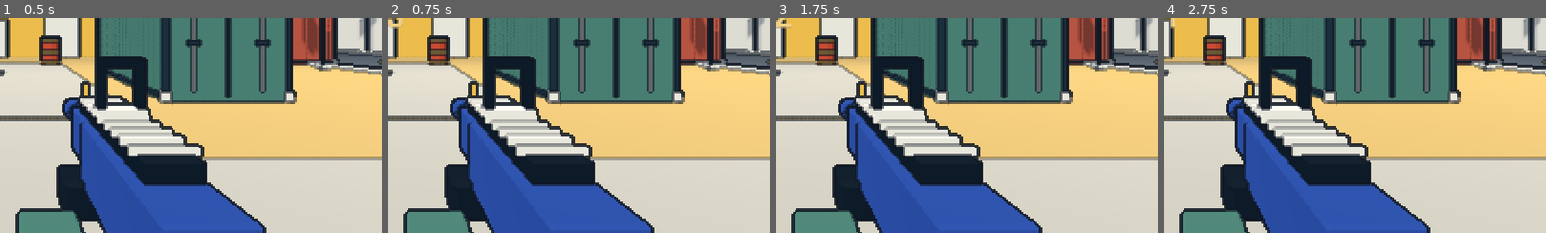
Above: before the commit, frames 1-4 (left to right).
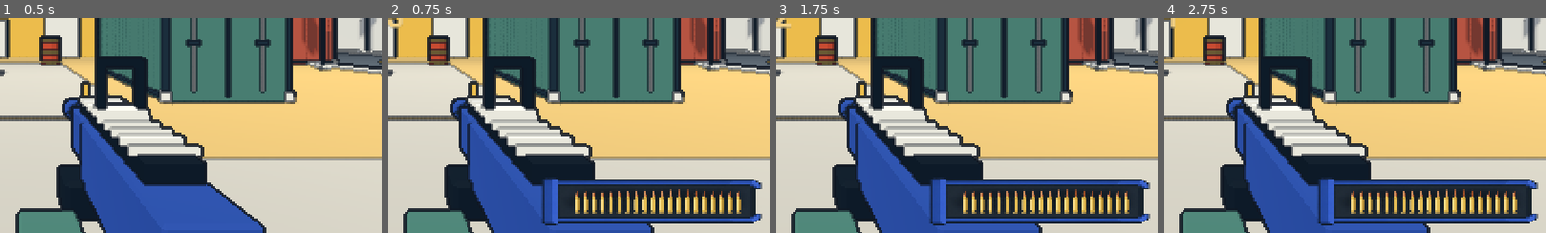
Above: after the commit, the same moments.

Repository: YicongCao/No-Art-FPS
Game: Godot game, scene res://scenes/main.tscn
Two runs of this game, one before a commit and one after it. Both use one fixed random seed, a clock stepped at 60 frames per second and the inputs below. Sound files missing from this copy of the repository are replaced by a short silence.
Inputs (mouse positions are % of the whole screen's width and height, from its top left):
- Up to frame 1 (0.5 s): no input
- Up to frame 2 (0.75 s): click "PLAY" at 0.5 s
- Up to frame 3 (1.75 s): tap Enter (restart) at 1.25 s; move the mouse to (55, 50) at 1.27 s; press the mouse at (55, 50) at 1.28 s; hold W (forward) from 1.28 s (still down); tap Space (jump) at 1.52 s
- Up to frame 4 (2.75 s): keep holding W (forward); tap Enter (restart) at 2 s; move the mouse to (45, 50) at 2.02 s; release the mouse at (45, 50) at 2.03 s; click (45, 50) at 2.1 s; tap Space (jump) at 2.27 s
The pictures show only the part of the screen within x 49-99%, y 48-98%; the shares and areas given below are measured in that part.

Frame 1 is identical in both runs. In frame 2, 11% of the frame differs, in the area x 40-98%, y 74-97%; in frame 3, 11%; in frame 4, 11%.

Commit message:
Show horizontal magazine with per-shot casing ejection

Diff:
--- a/artifacts/playtest.json
+++ b/artifacts/playtest.json
@@ -1,12 +1,12 @@
 {
   "baseline_nodes": 973,
   "duration_game_seconds": 60.0,
-  "frames": 3419,
-  "headshots": 56,
-  "kills": 56,
-  "node_count_at_end": 1073,
+  "frames": 3415,
+  "headshots": 96,
+  "kills": 96,
+  "node_count_at_end": 880,
   "note": "Automated perfect-aim test with scripted repositioning; not human gameplay or long-run validation. Frame intervals include a 60 fps cap.",
   "p95_frame_ms": 16.6666666666667,
   "p99_frame_ms": 16.6666666666667,
-  "shots": 155
+  "shots": 150
 }
--- a/scripts/game.gd
+++ b/scripts/game.gd
@@ -122,6 +122,7 @@
 		if "--population" in OS.get_cmdline_user_args():test_path = "res://tests/population_check.gd"
 		if "--combat" in OS.get_cmdline_user_args():test_path = "res://tests/combat_check.gd"
 		if "--movement" in OS.get_cmdline_user_args():test_path = "res://tests/movement_check.gd"
+		if "--magazine" in OS.get_cmdline_user_args():test_path = "res://tests/magazine_check.gd"
 		var qa = load(test_path).new()
 		qa.game = self
 		add_child(qa)
@@ -173,6 +174,7 @@
 	hud.hit = 0
 	hud.damage = 0
 	hud.kill_pop = 0
+	hud.reset_magazine()
 	if not qa_mode:Input.mouse_mode = Input.MOUSE_MODE_CAPTURED
 
 func clear_round() -> void:
@@ -288,6 +290,7 @@
 			player.enabled = true
 			health = MAX_HEALTH
 			ammo = MAGAZINE_SIZE
+			hud.reset_magazine()
 			reload_time = 0
 			invulnerable = 1.5
 	fire_time = maxf(0,fire_time-delta)
@@ -380,6 +383,7 @@
 		reload_weapon()
 		return
 	ammo -= 1
+	hud.ammo_fired()
 	rules.shots += 1
 	fire_time = .1
 	player.recoil = 1
--- a/scripts/hud.gd
+++ b/scripts/hud.gd
@@ -8,6 +8,8 @@
 var shot = 0.0
 var time_pulse = 0.0
 var health_shade = 0.0
+var feed_shift = 0.0
+var ejections: Array[float] = []
 var vignette: ColorRect
 var menu: Control
 var menu_state = ""
@@ -18,6 +20,65 @@
 const WHITE = Color("fff8e8")
 const INK = Color("243440")
 const GOLD = Color("f2d084")
+const MAGAZINE_ATLAS = preload("res://assets/ui/magazine-atlas.png")
+const MAGAZINE_REGION = Rect2(104,112,458,1056)
+const CARTRIDGE_REGION = Rect2(773,574,400,108)
+const CASING_REGION = Rect2(773,574,280,108)
+const TIP_REGION = Rect2(1053,586,120,84)
+const FEED_TIME = .085
+const EJECTION_TIME = .48
+
+func magazine_rect() -> Rect2:
+	var dip = 0.0
+	if game.reload_time>0 and not game.reduced_motion:
+		dip = sin(clampf(1-game.reload_time/.9,0,1)*PI)*12
+	return Rect2(size.x-448,size.y-124+dip,420,92)
+
+func cartridge_rect(index: int) -> Rect2:
+	# A single horizontal row feeds right; each sprite points up.
+	return Rect2(magazine_rect().position+Vector2(368-index*16,24),Vector2(12.15,45))
+
+func ammo_fired() -> void:
+	feed_shift = FEED_TIME
+	ejections.append(0.0)
+
+func reset_magazine() -> void:
+	feed_shift = 0
+	ejections.clear()
+
+func draw_round(region: Rect2, center: Vector2, extent: Vector2, angle: float = -PI*.5, alpha: float = 1.0) -> void:
+	draw_set_transform(center,angle)
+	draw_texture_rect_region(MAGAZINE_ATLAS,Rect2(-extent*.5,extent),region,Color(1,1,1,alpha))
+	draw_set_transform(Vector2.ZERO)
+
+func draw_magazine() -> void:
+	var body = magazine_rect()
+	# The generated chamber has soft alpha; keep world/gun colors from bleeding through.
+	draw_rect(Rect2(body.position+Vector2(30,16),Vector2(376,60)),INK.darkened(.35))
+	# Rotate the generated empty shell so its feed lips face the right edge.
+	draw_set_transform(body.get_center(),PI*.5)
+	draw_texture_rect_region(MAGAZINE_ATLAS,Rect2(-Vector2(body.size.y,body.size.x)*.5,Vector2(body.size.y,body.size.x)),MAGAZINE_REGION)
+	draw_set_transform(Vector2.ZERO)
+	for i in range(clampi(game.ammo,0,game.MAGAZINE_SIZE)):
+		var center = cartridge_rect(i).get_center()-Vector2(16*feed_shift/FEED_TIME,0)
+		draw_round(CARTRIDGE_REGION,center,Vector2(45,12.15))
+	for age in ejections:
+		var origin = cartridge_rect(0).get_center()
+		var t = age/EJECTION_TIME
+		var alpha = 1.0-smoothstep(.6,1.0,t)
+		var travel = Vector2(64*t,-105*t+150*t*t)
+		var rotation_amount = t*6
+		if game.reduced_motion:
+			travel = Vector2(16*t,-10*t)
+			rotation_amount = t*.5
+		draw_round(CASING_REGION,origin+travel,Vector2(31.5,12.15),-PI*.5+rotation_amount,alpha)
+		if age<.12:
+			draw_round(TIP_REGION,origin+Vector2(0,-23-age*420),Vector2(13.5,9.45),-PI*.5,1-age/.12)
+	if game.reload_time>0:
+		var progress = clampf(1-game.reload_time/.9,0,1)
+		var start = body.position+Vector2(12,body.size.y+7)
+		draw_line(start,start+Vector2(body.size.x-24,0),INK,3)
+		draw_line(start,start+Vector2((body.size.x-24)*progress,0),GOLD,3)
 
 func _ready() -> void:
 	set_anchors_and_offsets_preset(Control.PRESET_FULL_RECT)
@@ -38,6 +99,9 @@
 
 func _process(delta: float) -> void:
 	if game and game.state == "PAUSED":delta = 0
+	feed_shift = maxf(0,feed_shift-delta)
+	for i in range(ejections.size()):ejections[i] += delta
+	ejections = ejections.filter(func(age):return age<EJECTION_TIME)
 	time_pulse = maxf(0,time_pulse-delta*2.5)
 	if game:
 		var target = clampf((50.0-game.health)/40.0,0,1) if game.state in ["RUNNING","PAUSED"] else 0.0
@@ -182,11 +246,7 @@
 			draw_circle(c,2,INK)
 			draw_circle(c,1,WHITE)
 			for a in [Vector2.LEFT,Vector2.RIGHT,Vector2.UP,Vector2.DOWN]:draw_line(c+a*gap,c+a*(gap+4),WHITE,1)
-	if game.reload_time>0:
-		label("RELOADING",Vector2(c.x+170,size.y-105),14,WHITE,true)
-		draw_line(Vector2(c.x+120,size.y-90),Vector2(c.x+120+100*(1-game.reload_time/.9),size.y-90),GOLD,2)
-	elif game.ammo<game.MAGAZINE_SIZE:
-		label("%02d"%game.ammo,Vector2(size.x-72,size.y-66),26,GOLD if game.ammo<=8 else WHITE,true)
+	draw_magazine()
 	if game.respawn_time>0:label("BACK IN A BEAT",Vector2(c.x,c.y+65),18,GOLD,true)
 	if damage>0:
 		draw_line(Vector2(c.x-30,c.y+44),Vector2(c.x+30,c.y+44),Color(1,.35,.2,damage),3)
--- a/tests/interaction_check.gd
+++ b/tests/interaction_check.gd
@@ -4,6 +4,8 @@
 
 func _ready() -> void:
 	Engine.max_fps = 60
+	# Synthetic movement must not inherit OS mouse deltas when capture starts.
+	game.player.set_process_unhandled_input(false)
 	game.start_run()
 	game.begin_running()
 	game.clear_round()
@@ -79,7 +81,7 @@
 		await get_tree().process_frame
 	assert(get_tree().get_node_count()<=baseline+3,"Restart must not retain enemies or effects")
 	print("QA_TEN_RESTARTS_PASS nodes=",get_tree().get_node_count()," baseline=",baseline)
-	# Reproducible in-engine lookdev frames. No image generation or compositing.
+	# Reproducible engine renders with staged actors and score values.
 	game.start_run()
 	game.begin_running()
 	game.clear_round()
--- /dev/null
+++ b/tests/magazine_check.gd
@@ -0,0 +1,106 @@
+extends Node
+
+var game: Node
+
+func _ready() -> void:
+	assert(DisplayServer.get_name()!="headless","Magazine check requires rendered pixels")
+	Engine.max_fps = 60
+	game.start_run()
+	game.set_physics_process(false)
+	game.reduced_motion = false
+	await check_pixels(20,"magazine-full")
+	game.begin_running()
+	game.clear_round()
+	game.spawn_time = 999
+	game.player.enabled = false
+	game.player.pitch = .8
+	for remaining in range(19,-1,-1):
+		game.fire_time = 0
+		game.shoot()
+		assert(game.ammo==remaining)
+		assert(game.hud.ejections.size()==1,"Every accepted shot must eject one casing")
+		if remaining==19:
+			await get_tree().create_timer(.06).timeout
+			await capture("magazine-ejection")
+		await get_tree().create_timer(.52).timeout
+		assert(game.hud.ejections.is_empty(),"Casing animation must expire")
+		var filename = "magazine-%02d"%remaining if remaining in [19,8,0] else ""
+		await check_pixels(remaining,filename)
+	assert(game.reload_time>0,"Empty magazine must automatically reload")
+	game.fire_time = 0
+	game.shoot()
+	assert(game.ammo==0,"Reload cannot fire a phantom round")
+	assert(game.hud.ejections.is_empty(),"Rejected shots must not eject casings")
+	game.pause_run()
+	game.set_physics_process(true)
+	var reload_before = game.reload_time
+	await get_tree().create_timer(.25).timeout
+	assert(game.reload_time==reload_before,"Pause must freeze refill")
+	game.menu_action("resume")
+	await get_tree().create_timer(1.0).timeout
+	assert(game.ammo==20 and game.reload_time<=0)
+	await check_pixels(20,"magazine-refilled")
+	# Partial reload keeps its remaining rounds until the real reload completes.
+	game.set_physics_process(false)
+	for i in range(6):
+		game.fire_time = 0
+		game.shoot()
+	game.reload_weapon()
+	game.shoot()
+	assert(game.hud.ejections.size()==6)
+	game.pause_run()
+	var animation_before = game.hud.ejections.duplicate()
+	await get_tree().create_timer(.2).timeout
+	assert(game.hud.ejections==animation_before,"Pause freezes shell animation")
+	game.menu_action("resume")
+	await get_tree().create_timer(.52).timeout
+	await check_pixels(14)
+	game.set_physics_process(true)
+	await get_tree().create_timer(1.0).timeout
+	await check_pixels(20)
+	game.start_run()
+	game.set_physics_process(false)
+	await check_pixels(20)
+	# Resize the actual window and render target, retaining the logical HUD layout.
+	DisplayServer.window_set_size(Vector2i(960,540))
+	await get_tree().create_timer(.2).timeout
+	await check_pixels(20,"magazine-small-window")
+	game.state = "RESULTS"
+	game.clear_round()
+	await get_tree().create_timer(.25).timeout
+	print("MAGAZINE_CHECK_PASS: horizontal 20-round pixels, per-shot ejection, auto/manual reload, pause, restart, 960x540")
+	get_tree().quit()
+
+func check_pixels(expected: int, filename: String = "") -> void:
+	# A process-frame boundary makes sure the HUD redraw precedes the capture.
+	await get_tree().process_frame
+	await RenderingServer.frame_post_draw
+	var image = get_viewport().get_texture().get_image()
+	var scale = Vector2(image.get_size())/game.hud.size
+	var body: Rect2 = game.hud.magazine_rect()
+	var rect = Rect2i((body.position+Vector2(42,18))*scale,Vector2(349,60)*scale)
+	var count = count_gold_shapes(image,rect)
+	assert(count==expected,"Rendered cartridges: expected %d, found %d"%[expected,count])
+	if not filename.is_empty():image.save_png("res://artifacts/"+filename+".png")
+	print("MAGAZINE_PIXELS_PASS ",expected)
+
+func capture(filename: String) -> void:
+	await get_tree().process_frame
+	await RenderingServer.frame_post_draw
+	get_viewport().get_texture().get_image().save_png("res://artifacts/"+filename+".png")
+
+func count_gold_shapes(image: Image, rect: Rect2i) -> int:
+	# Count occupied column groups, so the cartridge's dark case seam cannot
+	# split a single visible round into two connected components.
+	var count = 0
+	var in_round = false
+	for x in range(rect.size.x):
+		var gold_pixels = 0
+		for y in range(rect.size.y):
+			var color = image.get_pixel(rect.position.x+x,rect.position.y+y)
+			if color.r>.55 and color.g>.4 and color.b<color.g*.8 and color.r>color.g:
+				gold_pixels += 1
+		var occupied = gold_pixels>=4
+		if occupied and not in_round:count += 1
+		in_round = occupied
+	return count
--- a/tests/playtest.gd
+++ b/tests/playtest.gd
@@ -10,6 +10,7 @@
 
 func _ready() -> void:
 	Engine.max_fps = 60
+	game.player.set_process_unhandled_input(false)
 	game.start_run()
 	game.ready_time = .05
 	Input.mouse_mode = Input.MOUSE_MODE_CAPTURED
Binary file changed: artifacts/gameplay-05.png
Binary file changed: artifacts/gameplay-20.png
Binary file changed: artifacts/gameplay-38.png
Binary file changed: artifacts/gameplay-55.png
Binary file added: artifacts/magazine-00.png
Binary file added: artifacts/magazine-08.png
Binary file added: artifacts/magazine-19.png
Binary file added: artifacts/magazine-ejection.png
Binary file added: artifacts/magazine-full.png
Binary file added: artifacts/magazine-refilled.png
Binary file added: artifacts/magazine-small-window.png
Binary file changed: artifacts/results.png
(and 6 more such lines)
